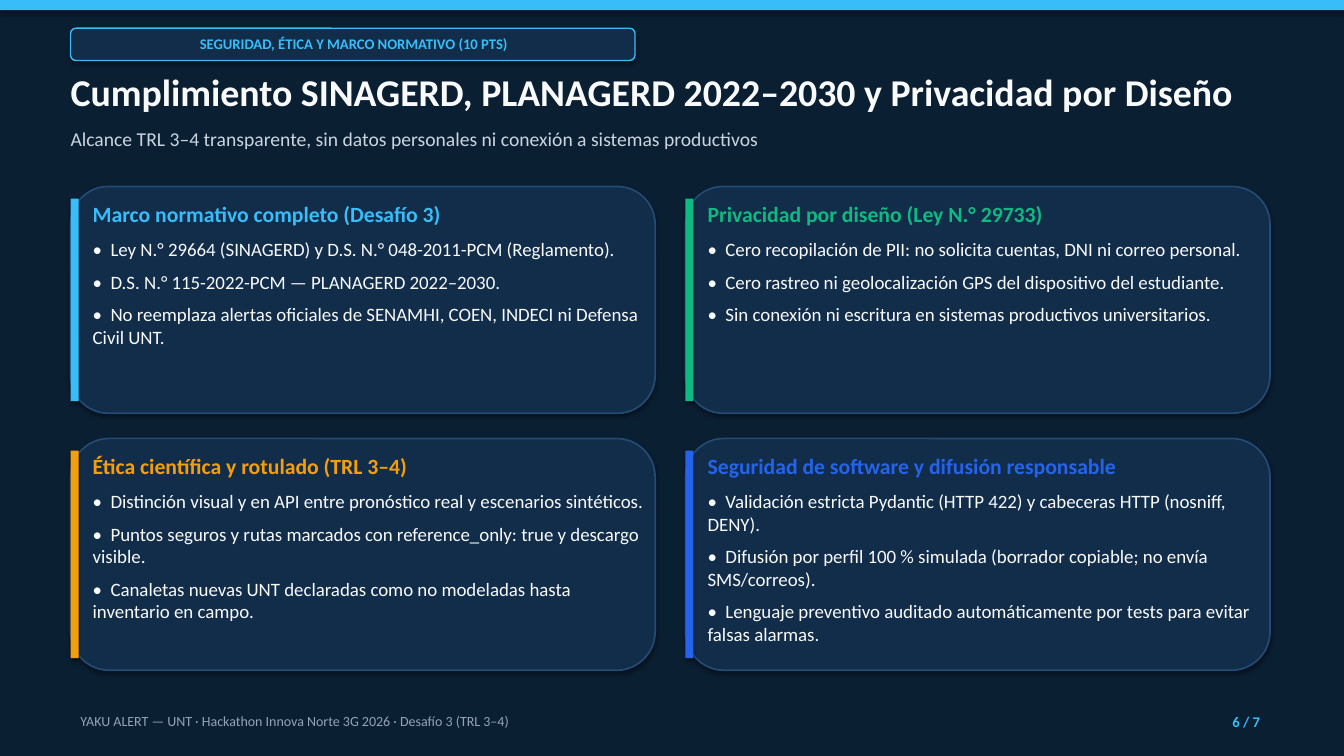
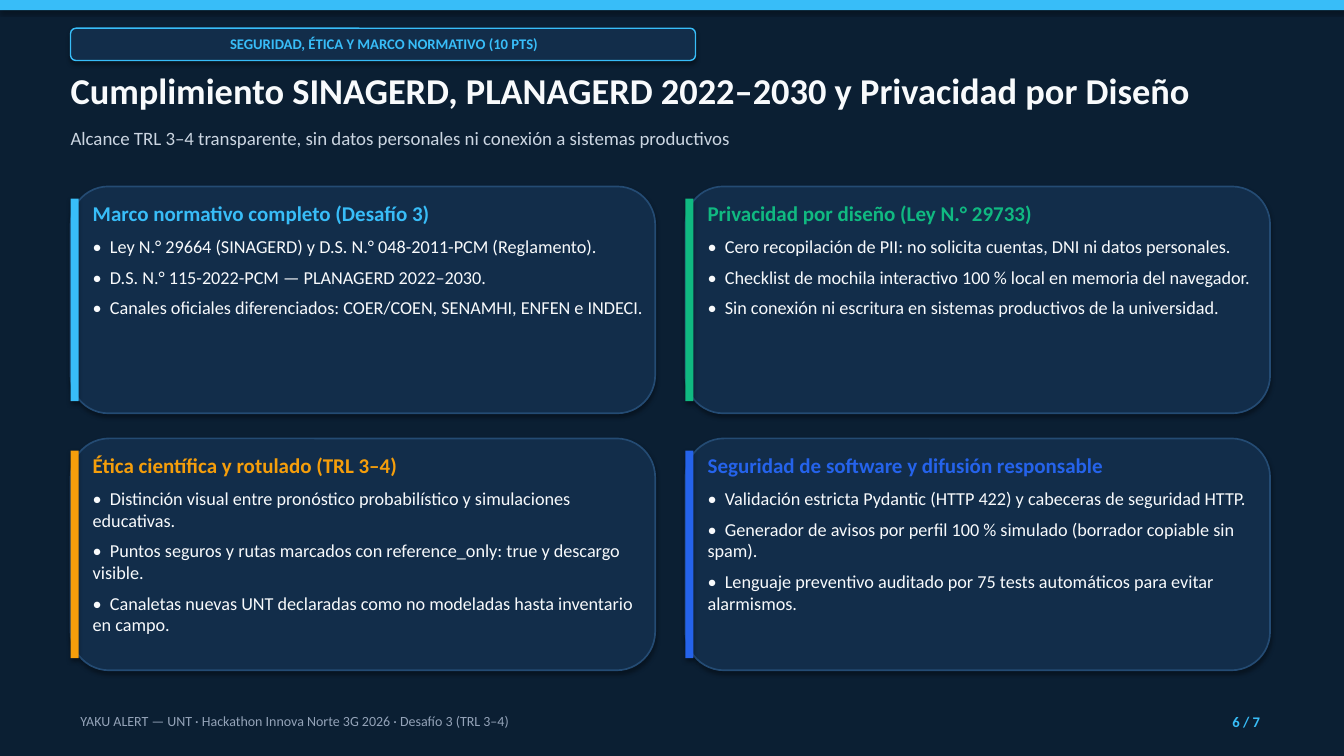
Before and after one commit to Prolexis/yaku-alert-unt, a slide deck: slide 6 of pitch/YAKU_ALERT_UNT_PITCH.pptx. Drawn at 1344x756 pixels with LibreOffice and Linux fonts; fonts in the diff are those of the drawing. Boxes give left, top, right and bottom in pixels: in the first picture for what was removed or moved away, otherwise in the second. Text is boxed around its words. In the diff, an @@ line names an element or a change of style, - is before the commit and + after.

```diff
--- a/pitch/YAKU_ALERT_UNT_PITCH.pptx
+++ b/pitch/YAKU_ALERT_UNT_PITCH.pptx
@@ rounded rectangle "SEGURIDAD, ÉTICA Y MARCO NORMATIVO ...": place and size @@
-rounded rectangle "SEGURIDAD, ÉTICA Y MARCO NORMATIVO ..." at box(71, 28, 635, 60)
+rounded rectangle "SEGURIDAD, ÉTICA Y MARCO NORMATIVO ..." at box(71, 28, 696, 60)
@@ text "Cumplimiento SINAGERD, PLANAGERD 2022–2030 y ..." at box(71, 78, 1190, 110): size 27 to 26 pt @@
@@ text "Alcance TRL 3–4 transparente, sin ..." at box(71, 132, 730, 148): size 14 to 13.5 pt @@
@@ text at box(93, 205, 596, 284): size 15.5 to 15 pt in "Marco normativo completo (Desafío 3)"; size 13.5 to 13 pt in "• Ley N.° 29664 (SINAGERD) y D.S. ...", "• D.S. N.° 115-2022-PCM — PLANAGERD 2022–2030."; less space between paragraphs @@
@@ text at box(708, 205, 1032, 225): size 15.5 to 15 pt in "Privacidad por diseño (Ley N.° 29733)"; less space between paragraphs @@
@@ text at box(725, 240, 1250, 317): text changed; size 13.5 to 13 pt @@
-• Cero recopilación de PII: no solicita cuentas, DNI ni correo personal.
-• Cero rastreo ni geolocalización GPS del dispositivo del estudiante.
-• Sin conexión ni escritura en sistemas productivos universitarios.
+• Cero recopilación de PII: no solicita cuentas, DNI ni datos personales.
+• Checklist de mochila interactivo 100 % local en memoria del navegador.
+• Sin conexión ni escritura en sistemas productivos de la universidad.
@@ text at box(110, 301, 643, 316): text changed; size 13.5 to 13 pt @@
-• No reemplaza alertas oficiales de SENAMHI, COEN, INDECI ni Defensa Civil UNT.
+• Canales oficiales diferenciados: COER/COEN, SENAMHI, ENFEN e INDECI.
@@ text at box(93, 456, 633, 634): size 15.5 to 15 pt in "Ética científica y rotulado (TRL 3–4)"; size 13.5 to 13 pt in "• Puntos seguros y rutas marcados con ...", "• Canaletas nuevas UNT declaradas como no ..."; less space between paragraphs @@
@@ text at box(708, 458, 1103, 477): size 15.5 to 15 pt in "Seguridad de software y difusión responsable"; less space between paragraphs @@
@@ text at box(93, 492, 570, 527): text changed; size 13.5 to 13 pt @@
-• Distinción visual y en API entre pronóstico real y escenarios sintéticos.
+• Distinción visual entre pronóstico probabilístico y simulaciones educativas.
@@ text at box(708, 492, 1246, 610): text changed; size 13.5 to 13 pt @@
-• Validación estricta Pydantic (HTTP 422) y cabeceras HTTP (nosniff, DENY).
-• Difusión por perfil 100 % simulada (borrador copiable; no envía SMS/correos).
-• Lenguaje preventivo auditado automáticamente por tests para evitar falsas alarmas.
+• Validación estricta Pydantic (HTTP 422) y cabeceras de seguridad HTTP.
+• Generador de avisos por perfil 100 % simulado (borrador copiable sin spam).
+• Lenguaje preventivo auditado por 75 tests automáticos para evitar alarmismos.
```
Also in this commit, not shown: 6 other slides changed, 2 other files.
